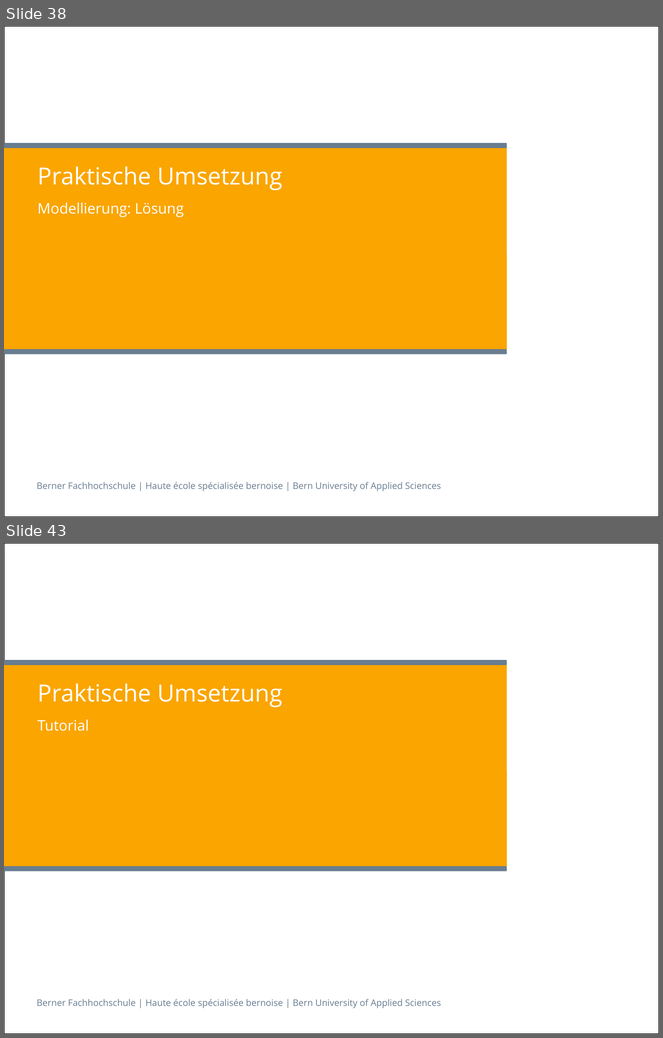
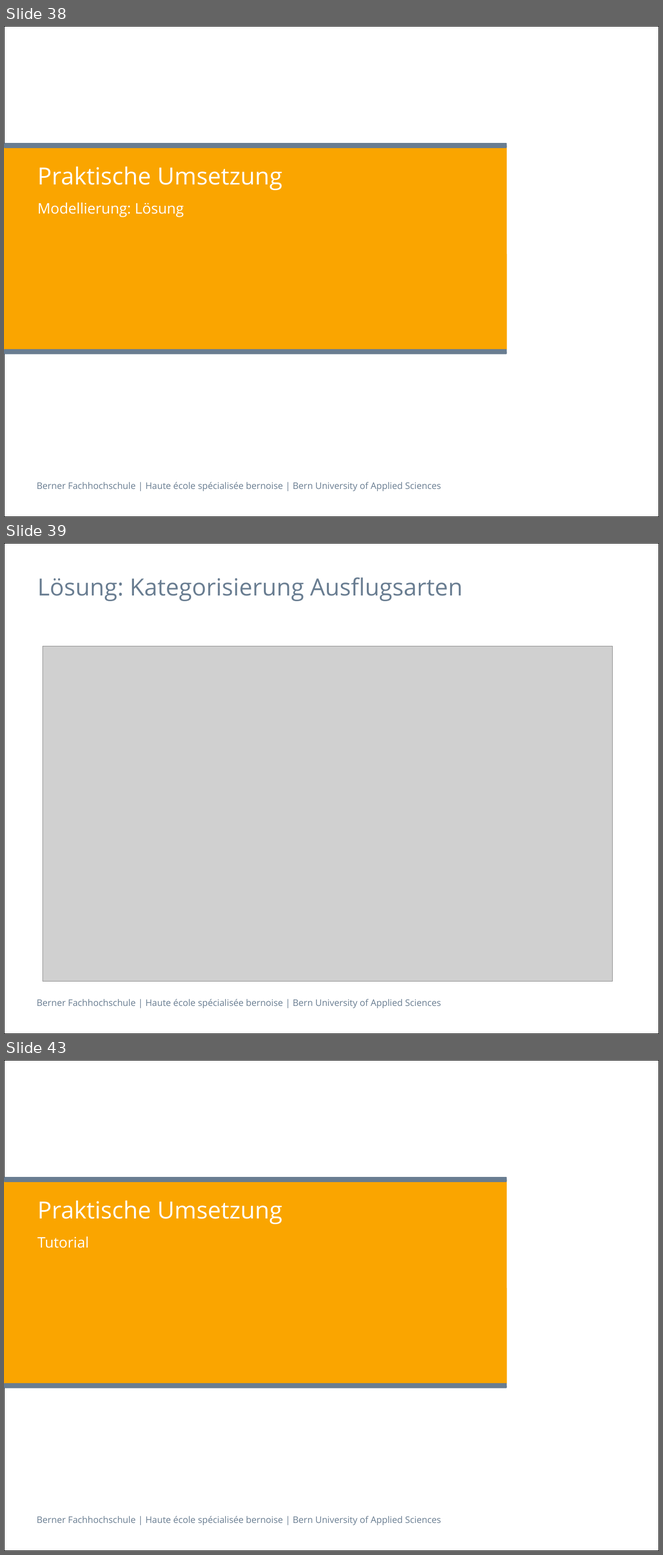
Before and after one commit to gunzm1/ElephantSearch, a slide deck: Doc/Verteidigung.pptx. Shown one above the other, each under a label of ours: slides 38 and 43 before the commit, slides 38, 39 and 43 after it; the slides between them are not shown. The pictures are 663x1038 and 663x1555 pixels, drawn with LibreOffice and Linux fonts; fonts in the diff are those of the drawing; grey boxes stand for pictures. Boxes give left, top, right and bottom in pixels: in the first picture for what was removed or moved away, otherwise in the second. Text is boxed around its words. In the diff, an @@ line names an element or a change of style, - is before the commit and + after.

Commit message:
verteidigung lösung angepasst

```diff
--- a/Doc/Verteidigung.pptx
+++ b/Doc/Verteidigung.pptx
@@ slide 39 added at (4,543,659,1034), background #FFFFFF; not listed: 2 template elements that a slide beside it also shows @@
@@ title added at (37,577,463,601), 26 pt, text #697D91 @@
+Lösung: Kategorisierung Ausflugsarten
@@ picture added at (42,646,613,981) @@
```
Also in this commit, not shown: 1 slide changed, 3 other slides added, 4 slides removed, 9 other files.
